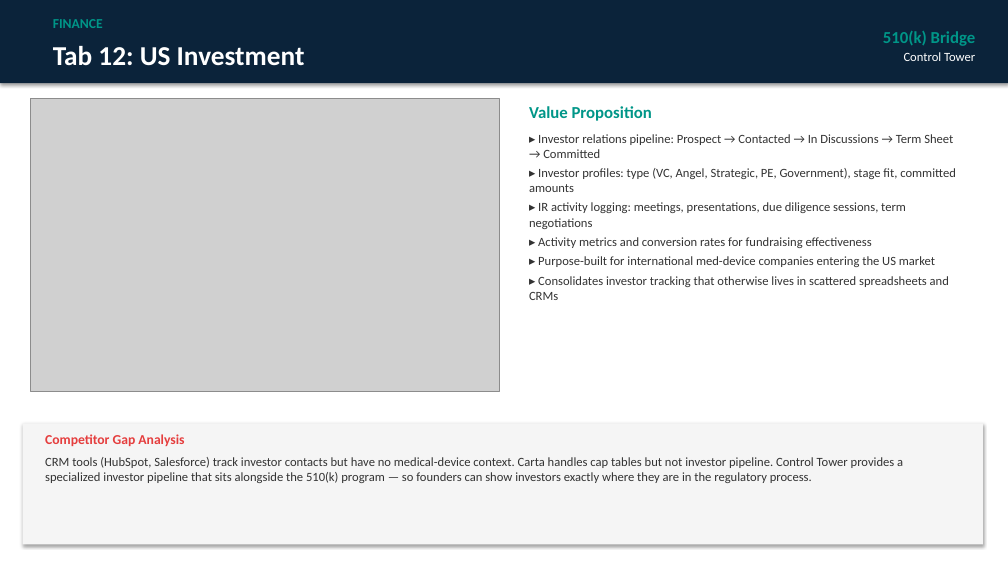
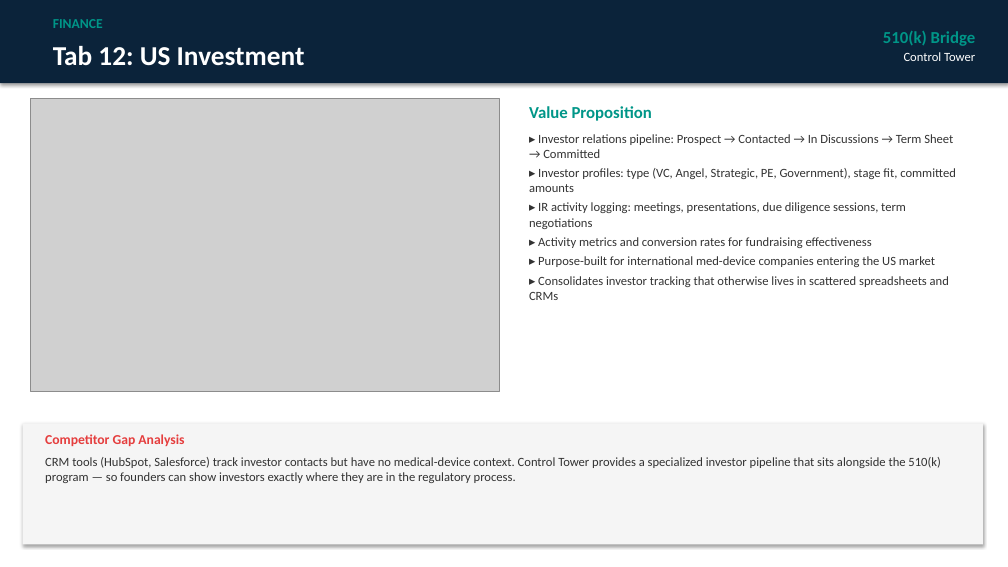
Before and after one commit to londailey6937/arch-medical, a slide deck: slide 15 of Control_Tower_Sales_Deck.pptx. Drawn at 1008x567 pixels with LibreOffice and Linux fonts; fonts in the diff are those of the drawing; grey boxes stand for pictures. Boxes give left, top, right and bottom in pixels: in the first picture for what was removed or moved away, otherwise in the second. Text is boxed around its words. In the diff, an @@ line names an element or a change of style, - is before the commit and + after.

Commit message:
Remove Cap Table from sales deck presentations (EN/CN): delete tab, update tab count 18→17, update roles/tiers/competitive matrix

```diff
--- a/Control_Tower_Sales_Deck.pptx
+++ b/Control_Tower_Sales_Deck.pptx
@@ text at [45, 457, 940, 483]: text changed @@
-CRM tools (HubSpot, Salesforce) track investor contacts but have no medical-device context. Carta handles cap tables but not investor pipeline. Control Tower provides a specialized investor pipeline that sits alongside the 510(k) program — so founders can show investors exactly where they are in the regulatory process.
+CRM tools (HubSpot, Salesforce) track investor contacts but have no medical-device context. Control Tower provides a specialized investor pipeline that sits alongside the 510(k) program — so founders can show investors exactly where they are in the regulatory process.
```
Also in this commit, not shown: 8 other slides changed, 1 slide removed, 4 other files.
